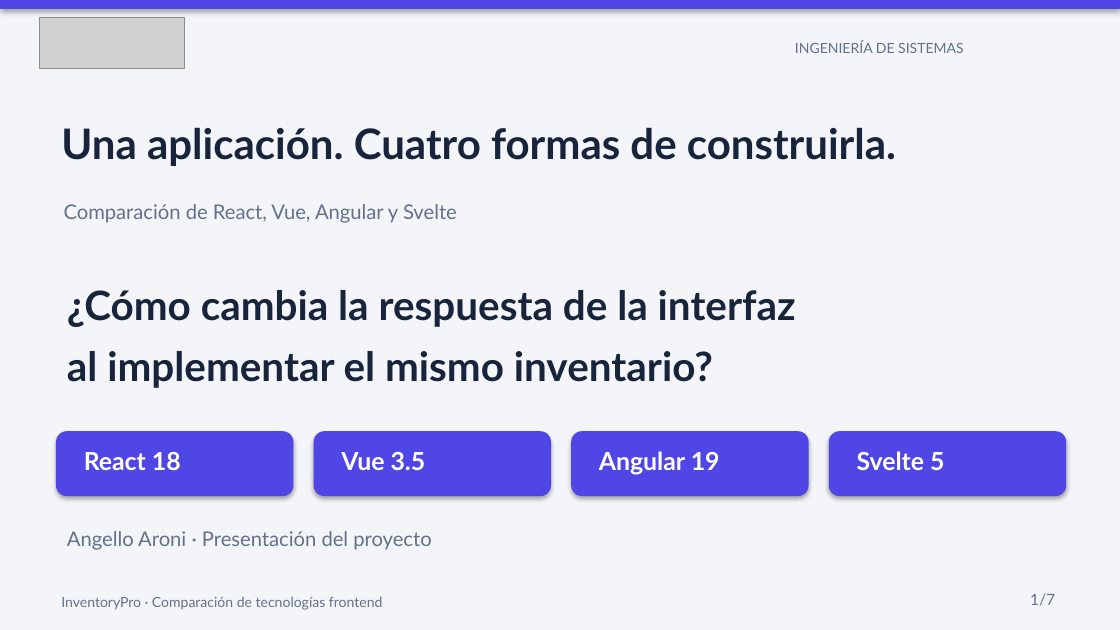
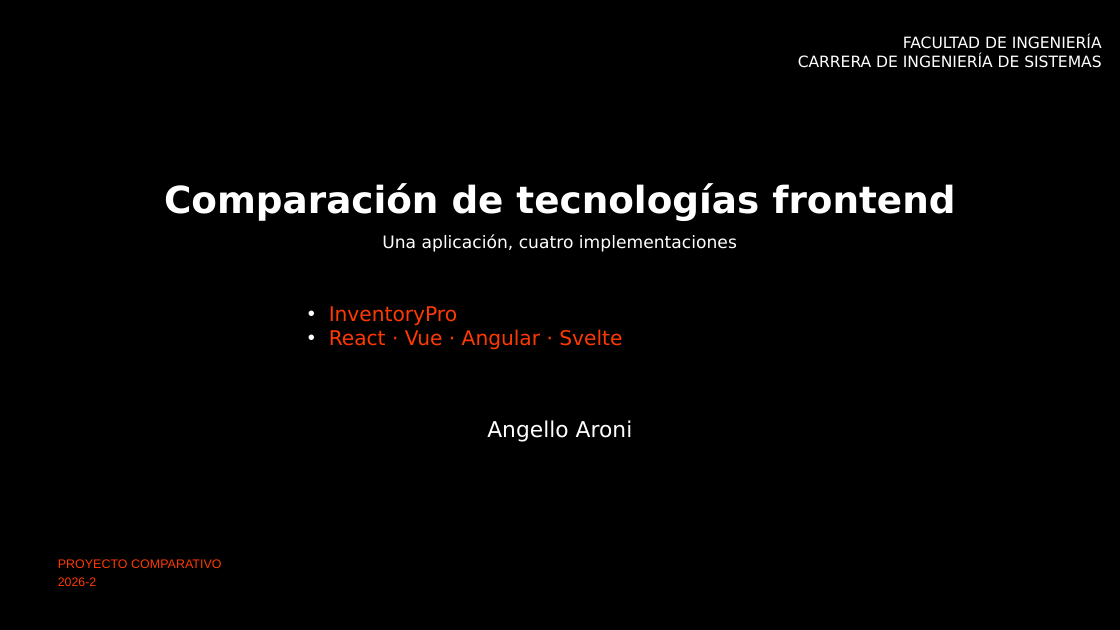
Before and after one commit to angelloaroni/ArquiSoftIndividual, a slide deck: slide 1 of presentacion/Comparativa_Frontend_InventoryPro.pptx. Drawn at 1120x630 pixels with LibreOffice and Linux fonts; fonts in the diff are those of the drawing; grey boxes stand for pictures; background and template pictures are left out. Boxes give left, top, right and bottom in pixels: in the first picture for what was removed or moved away, otherwise in the second. Text is boxed around its words. In the diff, an @@ line names an element or a change of style, - is before the commit and + after.

```diff
--- a/presentacion/Comparativa_Frontend_InventoryPro.pptx
+++ b/presentacion/Comparativa_Frontend_InventoryPro.pptx
@@ background #F3F5F9 to #000000 @@
@@ rectangle removed at box(0, 0, 1120, 9) @@
@@ picture removed at box(39, 18, 185, 68) @@
@@ text at box(798, 35, 1102, 68): text changed; size 9 to 10 pt; font Lato to DejaVu Sans; text colour #63718A to #FFFFFF @@
-INGENIERÍA DE SISTEMAS
+FACULTAD DE INGENIERÍA
+CARRERA DE INGENIERÍA DE SISTEMAS
@@ title "Comparación de tecnologías frontend" at box(164, 183, 955, 220): vertical alignment top to middle @@
@@ title at box(164, 183, 955, 220): text changed; size 9 to 24 pt; font Lato to DejaVu Sans; text colour #63718A to #FFFFFF; bold on @@
-InventoryPro · Comparación de tecnologías frontend
+Comparación de tecnologías frontend
@@ text at box(382, 234, 737, 252): text changed; size 27 to 11 pt; font Lato to DejaVu Sans; text colour #18243B to #FFFFFF; bold off @@
-Una aplicación. Cuatro formas de construirla.
+Una aplicación, cuatro implementaciones
@@ text removed at box(67, 290, 796, 388) @@
-¿Cómo cambia la respuesta de la interfaz
-al implementar el mismo inventario?
@@ text at box(329, 306, 622, 350): text changed; font Lato to DejaVu Sans; text colour #63718A to #FF3A00 @@
-Comparación de React, Vue, Angular y Svelte
+• InventoryPro
+• React · Vue · Angular · Svelte
@@ rounded rectangle removed at box(56, 431, 293, 496) @@
@@ rounded rectangle removed at box(314, 431, 551, 496) @@
@@ text at box(487, 420, 633, 442): text changed; size 13 to 14 pt; font Lato to DejaVu Sans; text colour #63718A to #FFFFFF @@
-Angello Aroni · Presentación del proyecto
+Angello Aroni
@@ rounded rectangle removed at box(571, 431, 809, 496) @@
@@ rounded rectangle removed at box(829, 431, 1066, 496) @@
@@ text removed at box(84, 452, 181, 470) @@
-React 18
@@ text removed at box(341, 452, 426, 470) @@
-Vue 3.5
@@ text removed at box(599, 451, 720, 475) @@
-Angular 19
@@ text removed at box(857, 451, 944, 470) @@
-Svelte 5
@@ text added at box(58, 559, 221, 568), 8 pt, text #FF3A00 @@
+PROYECTO COMPARATIVO
@@ text added at box(58, 577, 96, 586), 7.9 pt, text #FF3A00 @@
+2026-2
@@ text removed at box(1030, 594, 1055, 606) @@
-1/7
```
Also in this commit, not shown: 4 other slides changed, 2 slides added, 2 slides removed, 1 other file.
